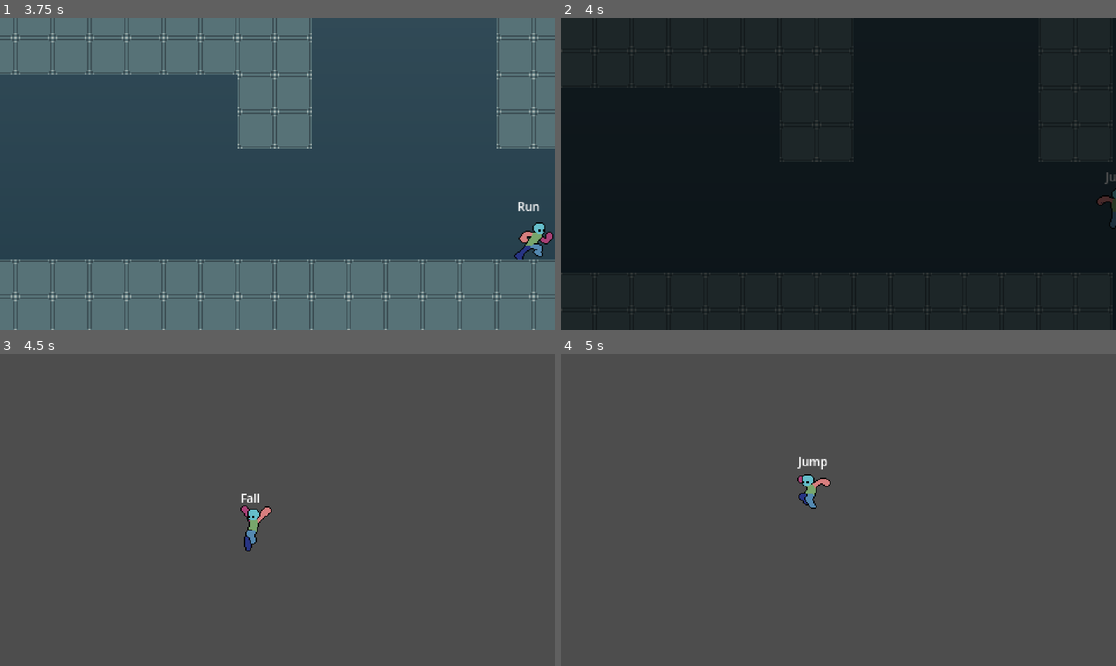
Above: before the commit, frames 1-4 (two rows, left to right).
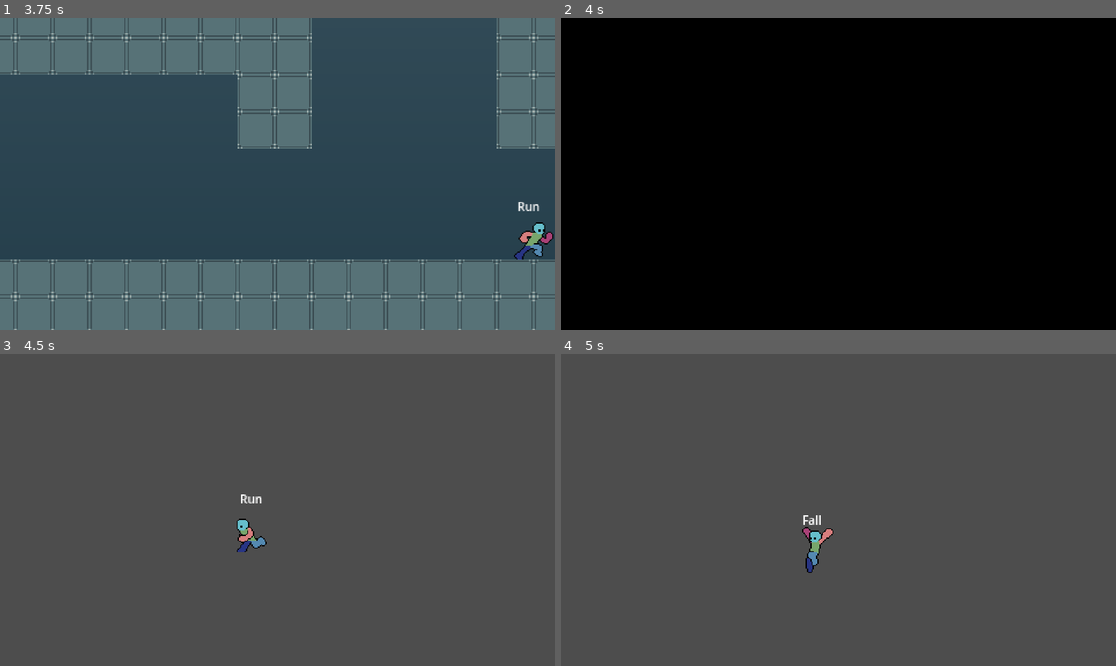
Above: after the commit, the same moments.

Repository: TianJunShi1/harry-forge
Game: Godot game, scene res://main.tscn
Same seed, same stepped clock (60 frames per second), same inputs: the game is played once before the commit and once after it.
Inputs (mouse positions are in pixels of both pictures, inside the frame that each line leads up to):
- Up to frame 1 (3.75 s): move the mouse to (399, 158) at 0.52 s; hold D (right) 0.53-2.03 s; tap Shift (run) every 0.75 s from 0.6 to 3.6 s; tap Space (jump) at 0.77, 1.52, 3.02 s; move the mouse to (166, 189) at 1.27 s; move the mouse to (333, 105) at 2.02 s; hold A (left) 2.03-2.78 s; move the mouse to (249, 236) at 2.77 s; hold D (right) from 2.78 s (still down); move the mouse to (444, 220) at 3.52 s
- Up to frame 2 (4 s): keep holding D (right); tap Space (jump) at 3.77 s
- Up to frame 3 (4.5 s): move the mouse to (111, 463) at 4.27 s; release D (right) at 4.28 s; hold A (left) from 4.28 s (still down); tap Shift (run) at 4.35 s
- Up to frame 4 (5 s): keep holding A (left); tap Space (jump) at 4.52 s

Frame 1 is identical in both runs. In frame 2, 100% of the frame differs, in the area x 0-100%, y 0-100%; in frame 3, 0.6%; in frame 4, 0.8%.

Commit message:
fix: 场景切换后坠落 + 地图衔接丝滑
- _apply_spawn 重置 velocity，消除 load_level 到 set_physics_process(false)
  之间物理 tick 累积的重力值，修复 fade-in 恢复后玩家立刻坠落的问题
- _apply_spawn 新增 apply_floor_snap()，使 is_on_floor() 在首帧立即为 true，
  状态机直接进 Idle 而非 Fall，彻底消除视觉坠落感
- SpawnPoint 新增 snap_to_ground（默认开启）：向下射线找最近 Ground 层地面，
  自动将玩家落点调整到地面上方，设计者无需精确对齐像素
- fade_duration 0.3 → 0.2，切换总时长 0.6 s 缩至 0.4 s，主观更流畅
- CLAUDE.md 补充 SpawnPoint 完整参数表和关卡设计最佳实践

https://claude.ai/code/session_01AJSbFJj2VUMALu7WGXsoLR

Diff:
--- a/general/scripts/level_manager.gd
+++ b/general/scripts/level_manager.gd
@@ -7,7 +7,7 @@
 signal transition_started(target_level: PackedScene, target_spawn_id: StringName)
 signal transition_finished
 
-@export var fade_duration: float = 0.3
+@export var fade_duration: float = 0.2
 ## 落地后触发器免疫期（秒），防止瞬间触发反向触发器产生 bounce-back
 @export var post_transition_grace: float = 0.3
 
@@ -114,8 +114,14 @@
 
 
 func _apply_spawn(player: Player, spawn: SpawnPoint, flip_h_fallback: bool) -> void:
+	# load_level 同步入树到 set_physics_process(false) 之间物理 tick 已跑过若干次，
+	# velocity.y 已积累重力值；不重置则解冻后玩家立刻继续坠落。
+	player.velocity = Vector2.ZERO
+
 	if spawn:
-		player.global_position = spawn.global_position
+		# get_resolved_spawn_position 会向下射线找地面并自动贴地；
+		# snap_to_ground=false 或射线无命中时退回 spawn 原始坐标。
+		player.global_position = spawn.get_resolved_spawn_position()
 		match spawn.spawn_facing:
 			1:  # 向左
 				if player.anim:
@@ -129,6 +135,10 @@
 	else:
 		if player.anim:
 			player.anim.flip_h = flip_h_fallback
+
+	# 把玩家 snap 到正下方最近地面，使 is_on_floor() 立即为 true，
+	# 状态机首帧直接进 Idle 而非 Fall，避免 fade-in 结束后出现短暂下落动画。
+	player.apply_floor_snap()
 
 
 func _find_player_in_current_level() -> Player:
--- a/general/scripts/spawn_point.gd
+++ b/general/scripts/spawn_point.gd
@@ -7,6 +7,32 @@
 ## 落地朝向：0=保留来源关卡的朝向快照；1=向左；2=向右
 @export_enum("保留", "向左", "向右") var spawn_facing: int = 0
 
+## 出生时是否向下射线找最近地面，让设计者无需精确对齐地板像素。
+@export var snap_to_ground: bool = true
+## 向下搜索的最大距离（像素）。超出此距离不调整位置。
+@export var snap_search_distance: float = 256.0
+## Player 碰撞盒下沿到原点的距离（像素）。与 Player CollisionShape2D 的半高保持一致。
+@export var player_half_height: float = 16.0
+
 
 func _ready() -> void:
 	add_to_group("spawn_points")
+
+
+## 计算最终出生全局坐标。
+## snap_to_ground=true 时向下射线找最近 Ground 层地面，
+## 将 y 调整到 ground_y - player_half_height（玩家脚踩地面）。
+## 射线范围内无地面时返回原始坐标，不强制调整。
+func get_resolved_spawn_position() -> Vector2:
+	if not snap_to_ground:
+		return global_position
+	var space := get_world_2d().direct_space_state
+	var params := PhysicsRayQueryParameters2D.create(
+		global_position,
+		global_position + Vector2(0, snap_search_distance),
+		2  # Ground 物理层（layer 2）
+	)
+	var hit := space.intersect_ray(params)
+	if hit.is_empty():
+		return global_position
+	return Vector2(global_position.x, hit.position.y - player_half_height).floor()
Not shown, changed: CLAUDE.md
